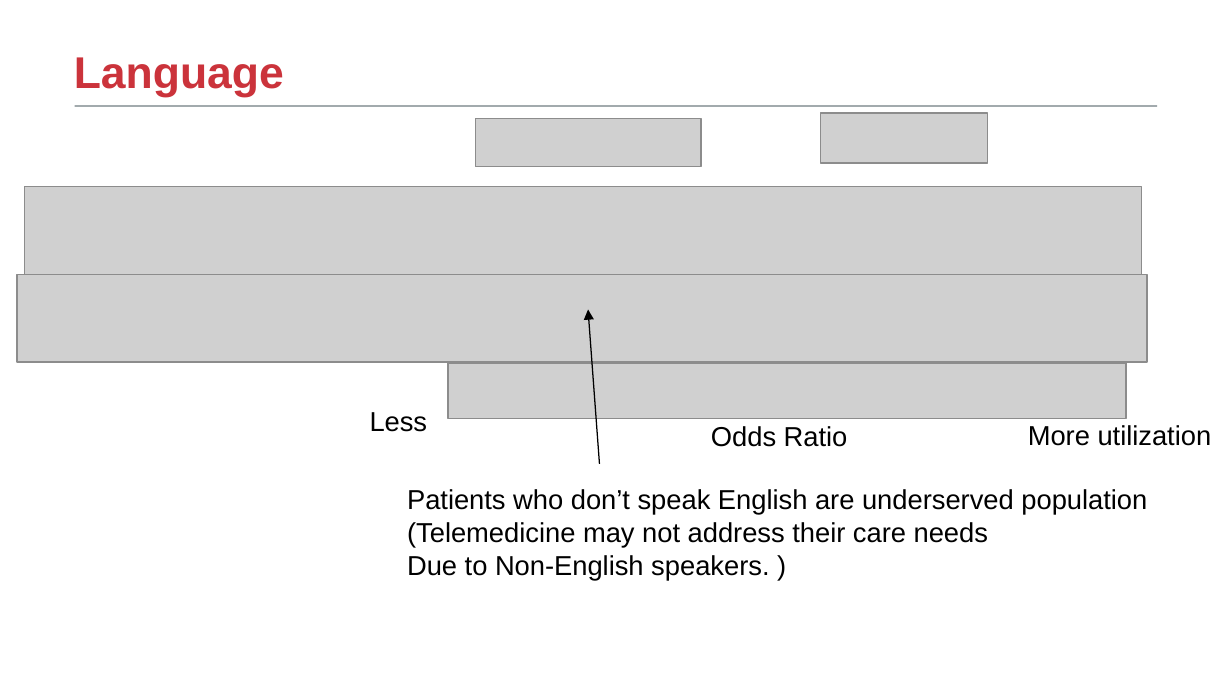
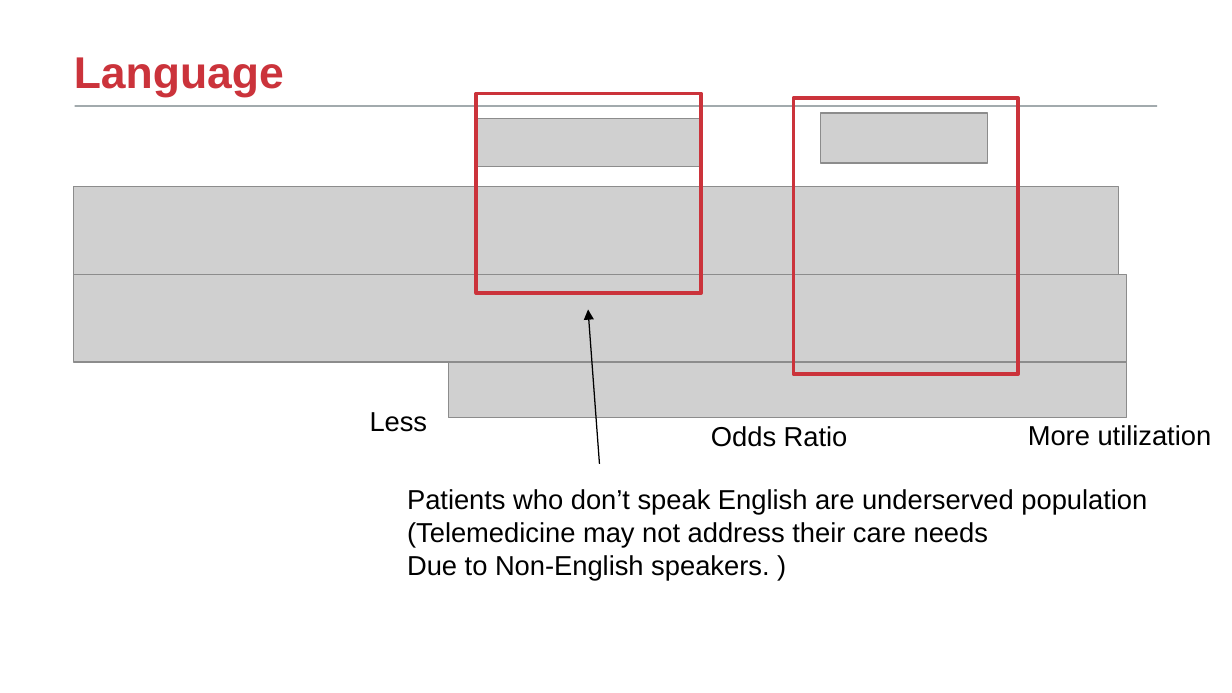
Before and after one commit to TongLing/tongling.github.io, a slide deck: slide 10 of assets/pdf/cic-telemedicine.pptx. Drawn at 1232x693 pixels with LibreOffice and Linux fonts; fonts in the diff are those of the drawing; grey boxes stand for pictures; background and template pictures are left out. Boxes give left, top, right and bottom in pixels: in the first picture for what was removed or moved away, otherwise in the second. Text is boxed around its words. In the diff, an @@ line names an element or a change of style, - is before the commit and + after.

```diff
--- a/assets/pdf/cic-telemedicine.pptx
+++ b/assets/pdf/cic-telemedicine.pptx
@@ rectangle added at <box>477,94,702,293</box>, outline #CB333B 2 pt @@
@@ rectangle added at <box>793,99,1019,375</box>, outline #CB333B 2 pt @@
@@ picture: place and size @@
-picture at <box>25,187,1141,275</box>
+picture at <box>74,187,1119,275</box>
@@ picture: place and size @@
-picture at <box>17,275,1147,362</box>
+picture at <box>74,275,1127,362</box>
```
Also in this commit, not shown: 8 other slides changed, 2 slides added, 2 other files.
